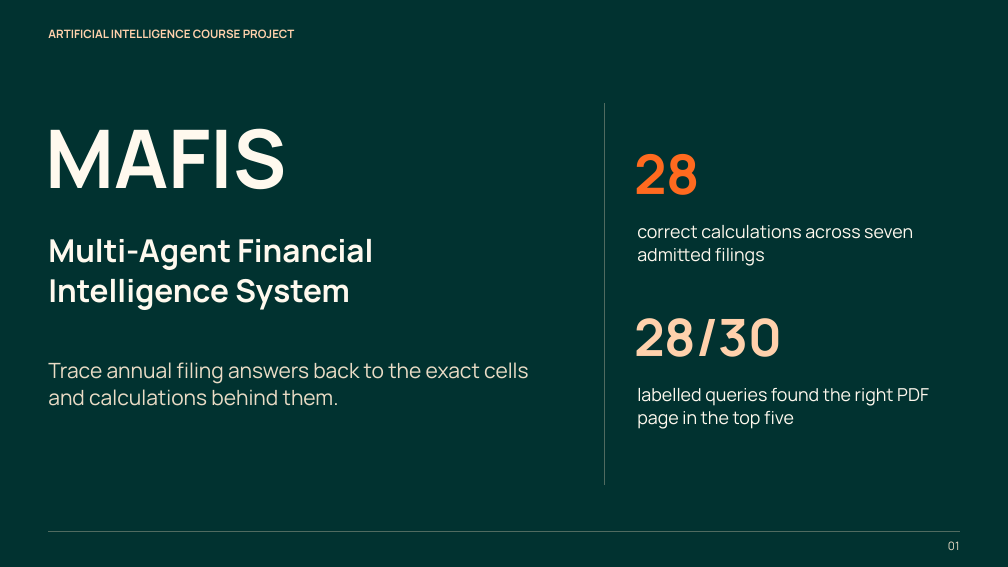
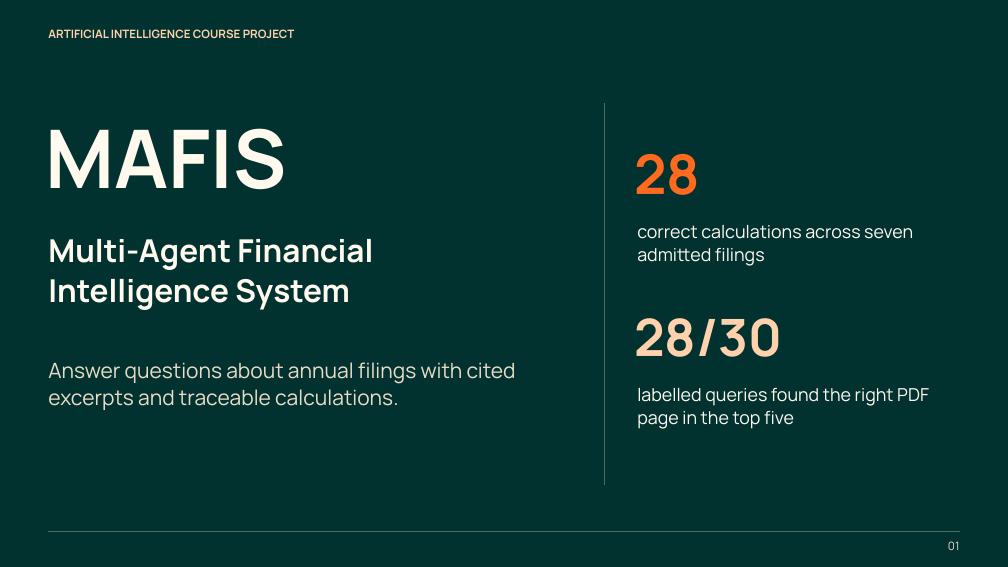
Before and after one commit to AadeeshRS/Mafis, a slide deck: slide 1 of presentation/MAFIS_AI_Project_Green_Orange.pptx. Drawn at 1008x567 pixels with LibreOffice and Linux fonts; fonts in the diff are those of the drawing. Boxes give left, top, right and bottom in pixels: in the first picture for what was removed or moved away, otherwise in the second. Text is boxed around its words. In the diff, an @@ line names an element or a change of style, - is before the commit and + after.

```diff
--- a/presentation/MAFIS_AI_Project_Green_Orange.pptx
+++ b/presentation/MAFIS_AI_Project_Green_Orange.pptx
@@ text at bbox=[48, 362, 516, 410]: text changed @@
-Trace annual filing answers back to the exact cells and calculations behind them.
+Answer questions about annual filings with cited excerpts and traceable calculations.
```
Also in this commit, not shown: 9 other slides changed, 26 other files.
